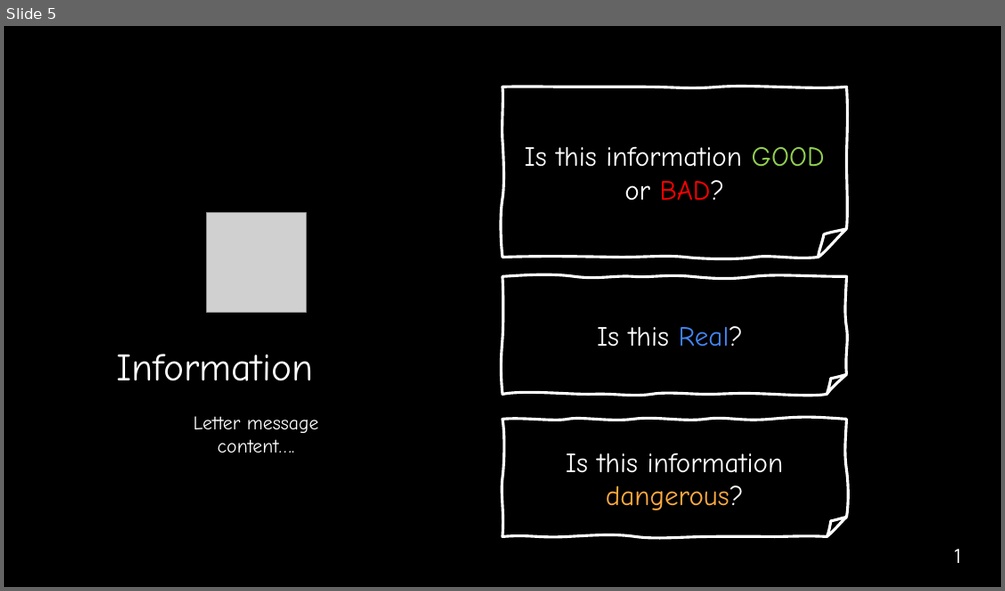
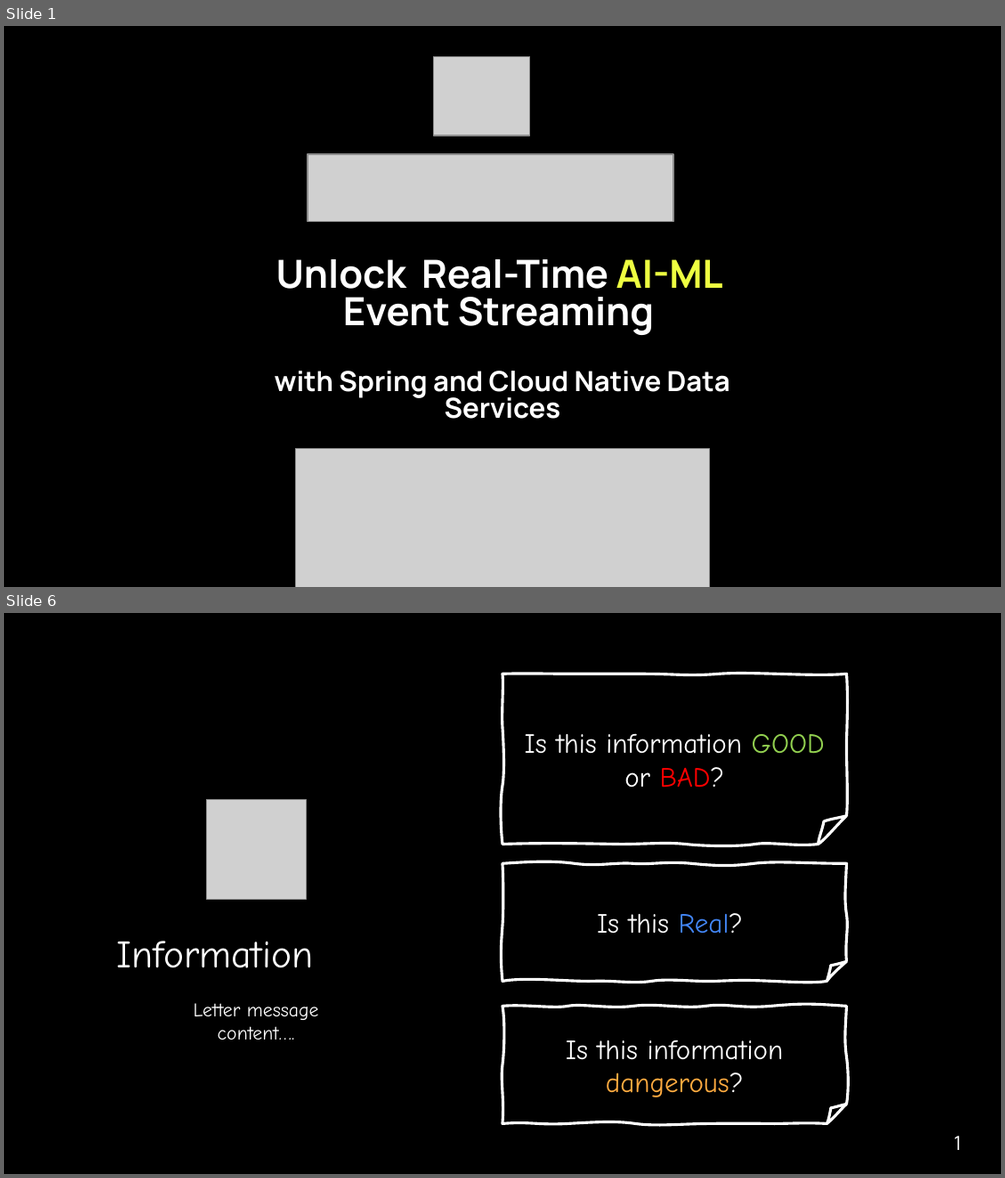
Before and after one commit to ggreen/real-time-AI-ML-event-streaming, a slide deck: docs/conferences/afrotech-realtime-ai-2024.pptx. Shown one above the other, each under a label of ours: slide 5 before the commit, slides 1 and 6 after it; the slides between them are not shown. The pictures are 1005x591 and 1005x1178 pixels, drawn with LibreOffice and Linux fonts; fonts in the diff are those of the drawing; grey boxes stand for pictures; background and template pictures are left out. Boxes give left, top, right and bottom in pixels: in the first picture for what was removed or moved away, otherwise in the second. Text is boxed around its words. In the diff, an @@ line names an element or a change of style, - is before the commit and + after.

```diff
--- a/docs/conferences/afrotech-realtime-ai-2024.pptx
+++ b/docs/conferences/afrotech-realtime-ai-2024.pptx
@@ slide 1 added at (4, 26, 1001, 587), background #000000 @@
@@ picture added at (434, 56, 529, 135) @@
@@ picture added at (308, 154, 674, 223) @@
@@ text added at (275, 259, 730, 418), 20 pt, text #FFFFFF, bold @@
+Unlock Real-Time AI-ML
+Event Streaming
+with Spring and Cloud Native Data Services
@@ picture added at (296, 449, 710, 587) @@
@@ text added at (919, 534, 979, 577), 14 pt, text #000000 @@
+1
@@ what was slide 5 is now slide 6 @@
```
Also in this commit, not shown: 16 slides changed, 4 other slides added, 2 slides removed, 13 other files.
